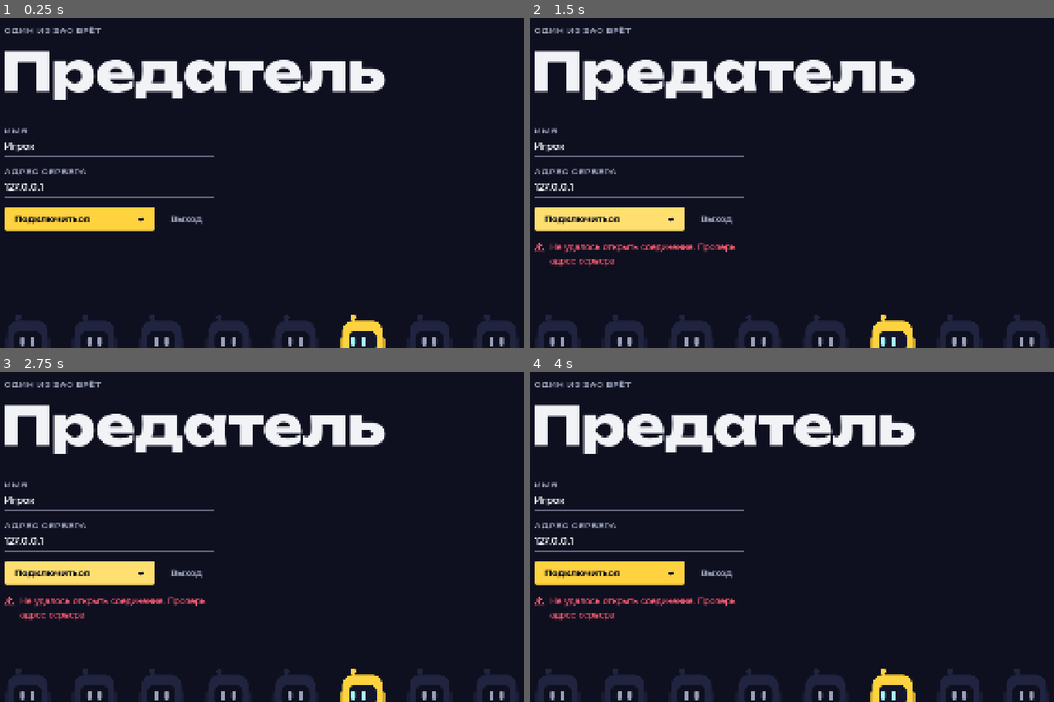
Above: before the commit, frames 1-4 (two rows, left to right).
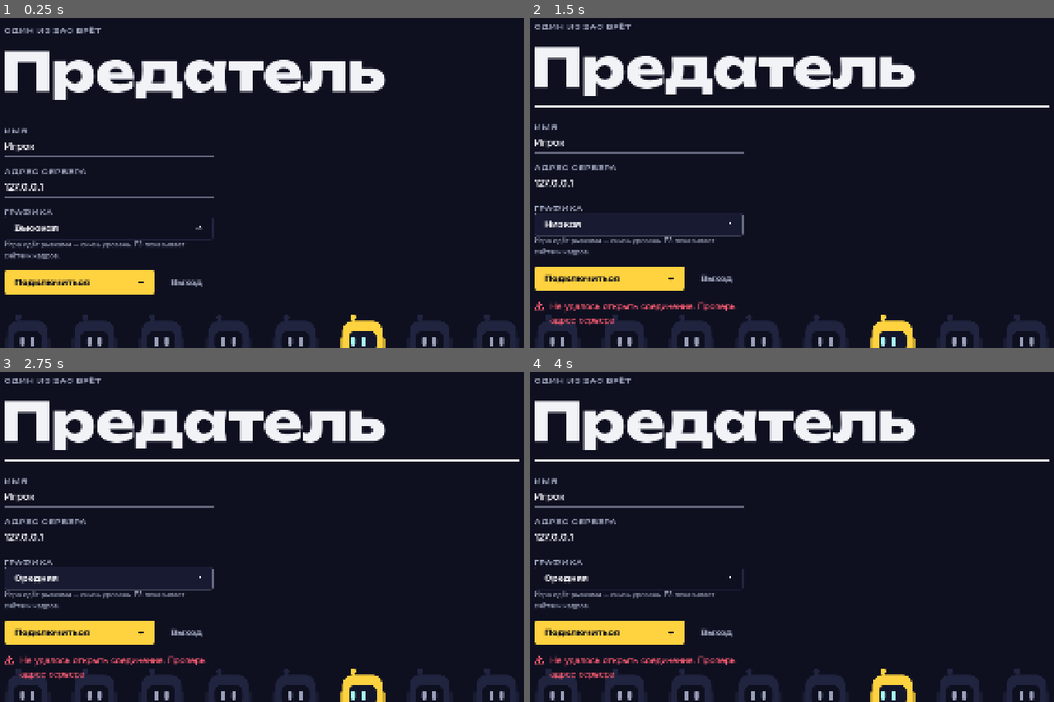
Above: after the commit, the same moments.

Repository: Darakhamia/Pravohoronci-game
Game: Godot game, scene res://scenes/main.tscn
Same seed, same stepped clock (60 frames per second), same inputs: the game is played once before the commit and once after it.
Inputs (mouse positions are in pixels of both pictures, inside the frame that each line leads up to):
- Up to frame 1 (0.25 s): no input
- Up to frame 2 (1.5 s): click "Подключиться" at 0.5 s; click (640, 225) at 1.25 s, where only the run after the commit has a clickable "Высокая"
- Up to frame 3 (2.75 s): click (110, 579) at 2 s, where only the run after the commit has a clickable "Низкая"
- Up to frame 4 (4 s): click (640, 579) at 2.75 s, where only the run after the commit has a clickable "Средняя"; tap Enter at 3.5 s; move the mouse to (928, 510) at 3.52 s; hold D (move_right) from 3.53 s (still down); click (928, 510) at 3.6 s; tap Space (jump) at 3.77 s

The runs differ from the first frame. In frame 1, 4.9% of the frame differs, in the area x 0-41%, y 57-84%; in frame 2, 12%, in the area x 0-100%, y 1-94%; in frame 3, 12%; in frame 4, 11%.

Commit message:
Уровень графики в главном меню и счётчик кадров по F3
Частоту кадров на RTX 3060 измерить негде, поэтому у игрока есть три уровня: высокий — как
настроены карты, средний — без SSR и SSIL, отскоки в полразрешения, низкий — без SDFGI и
дымки с поднятым ровным светом. Флаг --quality=low|medium|high подменяет уровень на запуск.

Co-Authored-By: Claude <noreply@anthropic.com>
Claude-Session: https://claude.ai/code/session_014ZNhZAsEVa61GJ83DWUzC6

Diff:
--- a/scenes/ui/main_menu.tscn
+++ b/scenes/ui/main_menu.tscn
@@ -138,6 +138,32 @@
 layout_mode = 2
 placeholder_text = "127.0.0.1:7777"
 context_menu_enabled = false
+
+[node name="GraphicsField" type="VBoxContainer" parent="Page/Margin/Layout/Form"]
+layout_mode = 2
+mouse_filter = 2
+theme_type_variation = &"VBoxFlush"
+
+[node name="GraphicsLabel" type="Label" parent="Page/Margin/Layout/Form/GraphicsField"]
+layout_mode = 2
+theme_type_variation = &"LabelOverline"
+text = "Графика"
+uppercase = true
+
+[node name="GraphicsButton" type="Button" parent="Page/Margin/Layout/Form/GraphicsField"]
+unique_name_in_owner = true
+layout_mode = 2
+mouse_default_cursor_shape = 2
+text = "Высокая"
+icon = ExtResource("3_arrow")
+alignment = 0
+icon_alignment = 2
+
+[node name="GraphicsHint" type="Label" parent="Page/Margin/Layout/Form/GraphicsField"]
+layout_mode = 2
+theme_type_variation = &"LabelCaption"
+text = "Игра идёт рывками — снизь уровень. F3 показывает счётчик кадров."
+autowrap_mode = 3
 
 [node name="Actions" type="VBoxContainer" parent="Page/Margin/Layout/Form"]
 layout_mode = 2
--- a/scripts/autoload/settings.gd
+++ b/scripts/autoload/settings.gd
@@ -3,7 +3,8 @@
 ## Сервер и запуски без окна (боты, тесты) файл не читают и не пишут: им личные настройки
 ## не нужны, а тесты не должны зависеть от того, что лежит на машине разработчика.
 
-## Для будущего экрана настроек: сейчас значения читаются один раз, сигнал никто не слушает.
+## Значение изменилось: key — имя свойства. Слушают те, кто применяет настройку на ходу
+## (качество картинки, счётчик кадров).
 signal changed(key: StringName)
 
 const FILE_PATH: String = "user://settings.cfg"
@@ -53,12 +54,27 @@
 		_apply_master_volume()
 		changed.emit(&"master_volume")
 
+## Уровень качества картинки. Применяет его GraphicsApplier.
+var graphics_quality: GraphicsPresets.Quality = GraphicsPresets.DEFAULT_QUALITY:
+	set(value):
+		graphics_quality = GraphicsPresets.sanitize(value)
+		changed.emit(&"graphics_quality")
+
+## Показывать ли счётчик кадров (клавиша F3, см. FpsCounter).
+var show_fps: bool = false:
+	set(value):
+		show_fps = value
+		changed.emit(&"show_fps")
+
 
 func _ready() -> void:
 	if not _uses_file():
 		return
 	_load()
 	_apply_master_volume()
+	# Помощники клиента с окном: живут рядом с настройками, которые применяют.
+	add_child(GraphicsApplier.new())
+	add_child(FpsCounter.new())
 
 
 func save() -> void:
@@ -70,6 +86,8 @@
 	config.set_value(SECTION, "mouse_sensitivity", mouse_sensitivity)
 	config.set_value(SECTION, "fov", fov)
 	config.set_value(SECTION, "master_volume", master_volume)
+	config.set_value(SECTION, "graphics_quality", graphics_quality as int)
+	config.set_value(SECTION, "show_fps", show_fps)
 	var error: Error = config.save(FILE_PATH)
 	if error != OK:
 		push_warning("Не удалось сохранить настройки: %s" % error_string(error))
@@ -90,6 +108,8 @@
 	mouse_sensitivity = _read_float(config, "mouse_sensitivity", mouse_sensitivity)
 	fov = _read_float(config, "fov", fov)
 	master_volume = _read_float(config, "master_volume", master_volume)
+	graphics_quality = GraphicsPresets.sanitize(_read_int(config, "graphics_quality", graphics_quality))
+	show_fps = _read_bool(config, "show_fps", show_fps)
 
 
 static func _uses_file() -> bool:
@@ -111,5 +131,15 @@
 	return value as float if value is float or value is int else fallback
 
 
+static func _read_int(config: ConfigFile, key: String, fallback: int) -> int:
+	var value: Variant = config.get_value(SECTION, key, fallback)
+	return value as int if value is int else fallback
+
+
+static func _read_bool(config: ConfigFile, key: String, fallback: bool) -> bool:
+	var value: Variant = config.get_value(SECTION, key, fallback)
+	return value as bool if value is bool else fallback
+
+
 static func _sane(value: float, fallback: float, min_value: float, max_value: float) -> float:
 	return clampf(value, min_value, max_value) if is_finite(value) else fallback
--- /dev/null
+++ b/scripts/ui/fps_counter.gd
@@ -0,0 +1,77 @@
+class_name FpsCounter
+extends CanvasLayer
+## Счётчик кадров в углу экрана: F3 показывает и прячет его, выбор запоминается в настройках.
+## Нужен, чтобы проверить частоту кадров на своей видеокарте и подобрать уровень графики.
+## Узел создаёт Settings на клиенте с окном.
+
+const THEME_PATH: String = "res://resources/ui/theme.tres"
+const LABEL_STYLE: StringName = &"LabelCaption"
+const TOGGLE_KEY: Key = KEY_F3
+## Поверх всех экранов игры.
+const LAYER: int = 100
+const MARGIN: float = 12.0
+const WIDTH: float = 220.0
+const UPDATE_INTERVAL_SEC: float = 0.25
+const MSEC_PER_SEC: float = 1000.0
+const SHOW_KEY: StringName = &"show_fps"
+
+var _label: Label = null
+var _since_update: float = UPDATE_INTERVAL_SEC
+
+
+func _ready() -> void:
+	layer = LAYER
+	Settings.changed.connect(_on_settings_changed)
+	_set_shown(Settings.show_fps)
+
+
+func _process(delta: float) -> void:
+	_since_update += delta
+	if _since_update < UPDATE_INTERVAL_SEC:
+		return
+	_since_update = 0.0
+	_label.text = format(Engine.get_frames_per_second())
+
+
+## _input, а не опрос действий: это не действие игрока, и работать оно должно в меню тоже.
+func _input(event: InputEvent) -> void:
+	var key: InputEventKey = event as InputEventKey
+	if key != null and key.pressed and not key.echo and key.keycode == TOGGLE_KEY:
+		Settings.show_fps = not Settings.show_fps
+		Settings.save()
+
+
+## Текст счётчика: кадры в секунду и время кадра.
+static func format(frames_per_second: float) -> String:
+	if frames_per_second <= 0.0:
+		return "— к/с"
+	return "%d к/с · %.1f мс" % [roundi(frames_per_second), MSEC_PER_SEC / frames_per_second]
+
+
+func _set_shown(shown: bool) -> void:
+	if shown and _label == null:
+		_label = _make_label()
+		add_child(_label)
+	if _label != null:
+		_label.visible = shown
+	set_process(shown)
+
+
+func _make_label() -> Label:
+	var label: Label = Label.new()
+	# Тему грузим здесь, а не через preload: при первом импорте свежего клона шрифты темы
+	# ещё не импортированы, а скрипты автозагрузки уже компилируются.
+	label.theme = load(THEME_PATH) as Theme
+	label.theme_type_variation = LABEL_STYLE
+	label.horizontal_alignment = HORIZONTAL_ALIGNMENT_RIGHT
+	label.mouse_filter = Control.MOUSE_FILTER_IGNORE
+	label.set_anchors_preset(Control.PRESET_TOP_RIGHT)
+	label.offset_left = -WIDTH - MARGIN
+	label.offset_right = -MARGIN
+	label.offset_top = MARGIN
+	return label
+
+
+func _on_settings_changed(key: StringName) -> void:
+	if key == SHOW_KEY:
+		_set_shown(Settings.show_fps)
--- /dev/null
+++ b/scripts/ui/graphics_applier.gd
@@ -0,0 +1,65 @@
+class_name GraphicsApplier
+extends Node
+## Применяет уровень качества картинки (GraphicsPresets) к окну игры и к окружению каждой
+## сцены, где есть WorldEnvironment: к картам матча и к сценам предпросмотра. Узел создаёт
+## Settings на клиенте с окном; сервер и запуски без окна обходятся без него.
+## Уровень берётся из настроек игрока, а флаг запуска --quality=low|medium|high подменяет его
+## на один запуск (в файл настроек не попадает).
+
+## Метка узла WorldEnvironment: окружение, с которым он пришёл из сцены.
+const AUTHORED_META: StringName = &"authored_environment"
+const QUALITY_KEY: StringName = &"graphics_quality"
+
+## Уровень из флага запуска; -1 — флага нет.
+var _forced_quality: int = GraphicsPresets.from_command_line()
+
+
+func _ready() -> void:
+	get_tree().node_added.connect(_on_node_added)
+	Settings.changed.connect(_on_settings_changed)
+	apply()
+
+
+## Какой уровень действует сейчас.
+func get_quality() -> GraphicsPresets.Quality:
+	if _forced_quality >= 0:
+		return GraphicsPresets.sanitize(_forced_quality)
+	return Settings.graphics_quality
+
+
+## Применить уровень ко всему, что уже есть в дереве.
+func apply() -> void:
+	var quality: GraphicsPresets.Quality = get_quality()
+	var viewport: Viewport = get_tree().root
+	viewport.msaa_3d = GraphicsPresets.get_msaa(quality)
+	viewport.screen_space_aa = GraphicsPresets.get_screen_space_aa(quality)
+	RenderingServer.gi_set_use_half_resolution(GraphicsPresets.uses_half_resolution_gi(quality))
+	RenderingServer.positional_soft_shadow_filter_set_quality(
+			GraphicsPresets.get_shadow_quality(quality, GraphicsPresets.POSITIONAL_SHADOW_SETTING))
+	RenderingServer.directional_soft_shadow_filter_set_quality(
+			GraphicsPresets.get_shadow_quality(quality, GraphicsPresets.DIRECTIONAL_SHADOW_SETTING))
+	for node: Node in get_tree().root.find_children("*", "WorldEnvironment", true, false):
+		_tune(node as WorldEnvironment)
+
+
+func _tune(node: WorldEnvironment) -> void:
+	if not is_instance_valid(node) or not node.is_inside_tree():
+		return
+	if not node.has_meta(AUTHORED_META):
+		if node.environment == null:
+			return
+		node.set_meta(AUTHORED_META, node.environment)
+	var authored: Environment = node.get_meta(AUTHORED_META) as Environment
+	node.environment = GraphicsPresets.tune_environment(authored, get_quality())
+
+
+func _on_node_added(node: Node) -> void:
+	var world_environment: WorldEnvironment = node as WorldEnvironment
+	if world_environment != null:
+		# Отложенно: узел входит в дерево раньше, чем сцена докладывает о готовности.
+		_tune.call_deferred(world_environment)
+
+
+func _on_settings_changed(key: StringName) -> void:
+	if key == QUALITY_KEY:
+		apply()
--- /dev/null
+++ b/scripts/ui/graphics_presets.gd
@@ -0,0 +1,90 @@
+class_name GraphicsPresets
+extends RefCounted
+## Уровни качества картинки. Карты и окружение настроены под «Высокое»; остальные уровни
+## получаются из него выключением самых дорогих эффектов. Частота кадров на RTX 3060 не
+## измерялась (CLAUDE.md, раздел 6): если её не хватает, игрок снижает уровень в главном меню.
+## Только чистые функции: об узлах знают лишь то, что им передали. Применяет их GraphicsApplier.
+
+enum Quality { LOW, MEDIUM, HIGH }
+
+const DEFAULT_QUALITY: Quality = Quality.HIGH
+## Названия уровней для интерфейса, по порядку Quality.
+const NAMES: PackedStringArray = ["Низкая", "Средняя", "Высокая"]
+## Значения флага запуска --quality=..., по порядку Quality.
+const FLAG: String = "--quality"
+const FLAG_VALUES: PackedStringArray = ["low", "medium", "high"]
+
+## На низком уровне отскоков света (SDFGI) нет. Чтобы углы не проваливались в черноту, ровный
+## свет окружения поднимается до этой яркости.
+const LOW_AMBIENT_ENERGY: float = 0.9
+## Настройки проекта, из которых берётся сглаживание высокого уровня.
+const MSAA_SETTING: String = "rendering/anti_aliasing/quality/msaa_3d"
+const SCREEN_AA_SETTING: String = "rendering/anti_aliasing/quality/screen_space_aa"
+const POSITIONAL_SHADOW_SETTING: String = "rendering/lights_and_shadows/positional_shadow/soft_shadow_filter_quality"
+const DIRECTIONAL_SHADOW_SETTING: String = "rendering/lights_and_shadows/directional_shadow/soft_shadow_filter_quality"
+
+
+## Любое число -> уровень: чужое значение из файла настроек заменяем уровнем по умолчанию.
+static func sanitize(value: int) -> Quality:
+	if value < 0 or value >= Quality.size():
+		return DEFAULT_QUALITY
+	return value as Quality
+
+
+static func quality_name(quality: Quality) -> String:
+	return NAMES[quality]
+
+
+## Следующий уровень по кругу: кнопка в меню перебирает их нажатиями.
+static func next(quality: Quality) -> Quality:
+	return ((quality + 1) % Quality.size()) as Quality
+
+
+## Уровень из флага запуска --quality=low|medium|high; -1, если флага нет или значение чужое.
+static func from_command_line() -> int:
+	return FLAG_VALUES.find(CmdArgs.get_value(FLAG).to_lower())
+
+
+## Окружение для уровня. Высокий уровень — само авторское окружение; для остальных
+## возвращается его изменённая копия, авторский ресурс не трогаем.
+static func tune_environment(authored: Environment, quality: Quality) -> Environment:
+	if authored == null or quality == Quality.HIGH:
+		return authored
+	var tuned: Environment = authored.duplicate() as Environment
+	# Отражения в экранном пространстве и непрямой свет от соседних поверхностей — украшение.
+	tuned.ssr_enabled = false
+	tuned.ssil_enabled = false
+	if quality == Quality.LOW:
+		tuned.sdfgi_enabled = false
+		tuned.volumetric_fog_enabled = false
+		tuned.ambient_light_energy = maxf(authored.ambient_light_energy, LOW_AMBIENT_ENERGY)
+	return tuned
+
+
+## Сглаживание окна игры: на высоком уровне — как в настройках проекта.
+static func get_msaa(quality: Quality) -> Viewport.MSAA:
+	match quality:
+		Quality.LOW:
+			return Viewport.MSAA_DISABLED
+		Quality.MEDIUM:
+			return Viewport.MSAA_2X
+	return ProjectSettings.get_setting(MSAA_SETTING, Viewport.MSAA_DISABLED) as Viewport.MSAA
+
+
+## Дешёвое сглаживание поверх кадра: без MSAA оно обязательно, иначе мелкие детали рябят.
+static func get_screen_space_aa(quality: Quality) -> Viewport.ScreenSpaceAA:
+	if quality == Quality.HIGH:
+		return ProjectSettings.get_setting(SCREEN_AA_SETTING, Viewport.SCREEN_SPACE_AA_DISABLED) as Viewport.ScreenSpaceAA
+	return Viewport.SCREEN_SPACE_AA_FXAA
+
+
+## Считать ли отскоки света в половинном разрешении.
+static func uses_half_resolution_gi(quality: Quality) -> bool:
+	return quality != Quality.HIGH
+
+
+## Качество мягких теней: на низком уровне — самое дешёвое сглаживание края.
+static func get_shadow_quality(quality: Quality, setting: String) -> RenderingServer.ShadowQuality:
+	if quality == Quality.LOW:
+		return RenderingServer.SHADOW_QUALITY_SOFT_VERY_LOW
+	return ProjectSettings.get_setting(setting, RenderingServer.SHADOW_QUALITY_SOFT_LOW) as RenderingServer.ShadowQuality
--- a/scripts/ui/main_menu.gd
+++ b/scripts/ui/main_menu.gd
@@ -1,6 +1,6 @@
 class_name MainMenu
 extends Control
-## Главное меню: имя игрока, адрес сервера, подключение.
+## Главное меню: имя игрока, адрес сервера, уровень графики, подключение.
 ## Саму сессию ведёт Net; об исходе подключения меню узнаёт от Main через show_status().
 ## Пока идёт подключение, главная кнопка сама становится индикатором: «Подключение...»
 ## и вращающаяся дуга. Ошибка — строка со значком под кнопками, не длиннее трёх строк.
@@ -18,6 +18,7 @@
 
 @onready var _name_edit: LineEdit = %NameEdit
 @onready var _address_edit: LineEdit = %AddressEdit
+@onready var _graphics_button: Button = %GraphicsButton
 @onready var _connect_button: Button = %ConnectButton
 @onready var _quit_button: Button = %QuitButton
 @onready var _spinner: Control = %Spinner
@@ -37,6 +38,8 @@
 	_address_edit.text_submitted.connect(_connect_to_server.unbind(1))
 	_connect_button.pressed.connect(_connect_to_server)
 	_quit_button.pressed.connect(_on_quit_pressed)
+	_graphics_button.pressed.connect(_on_graphics_pressed)
+	_show_graphics_quality()
 	visibility_changed.connect(_on_visibility_changed)
 
 
@@ -102,5 +105,16 @@
 		UiMotion.fade_in(_page)
 
 
+## Кнопка перебирает уровни по кругу; выбор применяется сразу и запоминается.
+func _on_graphics_pressed() -> void:
+	Settings.graphics_quality = GraphicsPresets.next(Settings.graphics_quality)
+	Settings.save()
+	_show_graphics_quality()
+
+
+func _show_graphics_quality() -> void:
+	_graphics_button.text = GraphicsPresets.quality_name(Settings.graphics_quality)
+
+
 func _on_quit_pressed() -> void:
 	get_tree().quit()
--- /dev/null
+++ b/tests/unit/test_graphics_presets.gd
@@ -0,0 +1,122 @@
+extends TestCase
+## Уровни качества картинки: что выключается на каждом уровне, что авторское окружение не
+## портится, и что кнопка главного меню перебирает уровни по кругу.
+
+const STATION_ENVIRONMENT: String = "res://resources/maps/station_environment.tres"
+const MENU_SCENE: PackedScene = preload("res://scenes/ui/main_menu.tscn")
+
+
+func test_high_keeps_authored_environment() -> void:
+	var authored: Environment = _make_authored()
+	assert_true(GraphicsPresets.tune_environment(authored, GraphicsPresets.Quality.HIGH) == authored,
+			"высокий уровень — само авторское окружение")
+	assert_true(GraphicsPresets.tune_environment(null, GraphicsPresets.Quality.LOW) == null, "без окружения — null")
+
+
+func test_medium_drops_screen_space_extras() -> void:
+	var authored: Environment = _make_authored()
+	var tuned: Environment = GraphicsPresets.tune_environment(authored, GraphicsPresets.Quality.MEDIUM)
+	assert_true(tuned != authored, "средний уровень — копия")
+	assert_true(not tuned.ssr_enabled and not tuned.ssil_enabled, "отражения и непрямой свет экрана выключены")
+	assert_true(tuned.sdfgi_enabled and tuned.volumetric_fog_enabled and tuned.ssao_enabled,
+			"отскоки света, дымка и затенение углов остаются")
+	assert_near(tuned.ambient_light_energy, authored.ambient_light_energy, "ровный свет не меняется")
+	assert_true(authored.ssr_enabled and authored.ssil_enabled, "авторское окружение не тронуто")
+
+
+func test_low_drops_global_illumination() -> void:
+	var authored: Environment = _make_authored()
+	var tuned: Environment = GraphicsPresets.tune_environment(authored, GraphicsPresets.Quality.LOW)
+	assert_true(not tuned.sdfgi_enabled and not tuned.volumetric_fog_enabled, "отскоки света и дымка выключены")
+	assert_true(not tuned.ssr_enabled and not tuned.ssil_enabled, "экранные эффекты выключены")
+	assert_near(tuned.ambient_light_energy, GraphicsPresets.LOW_AMBIENT_ENERGY,
+			"без отскоков ровный свет поднят, чтобы углы не чернели")
+	assert_eq(tuned.tonemap_mode, authored.tonemap_mode, "тональная кривая та же")
+	assert_true(authored.sdfgi_enabled and authored.volumetric_fog_enabled, "авторское окружение не тронуто")
+	assert_near(authored.ambient_light_energy, 0.3, "ровный свет авторского окружения не тронут")
+
+
+func test_station_environment_has_what_presets_switch_off() -> void:
+	var authored: Environment = load(STATION_ENVIRONMENT) as Environment
+	assert_true(authored != null, "окружение станции загружается")
+	if authored == null:
+		return
+	assert_true(authored.sdfgi_enabled, "на высоком уровне станция считает отскоки света")
+	var low: Environment = GraphicsPresets.tune_environment(authored, GraphicsPresets.Quality.LOW)
+	assert_true(not low.sdfgi_enabled and authored.sdfgi_enabled, "низкий уровень выключает их только в копии")
+	assert_true(low.sky == authored.sky, "космос за окнами общий")
+
+
+func test_levels_are_named_and_cycle() -> void:
+	assert_eq(GraphicsPresets.NAMES.size(), GraphicsPresets.Quality.size(), "у каждого уровня есть название")
+	assert_eq(GraphicsPresets.FLAG_VALUES.size(), GraphicsPresets.Quality.size(), "у каждого уровня есть значение флага")
+	var quality: GraphicsPresets.Quality = GraphicsPresets.Quality.LOW
+	var seen: Array[int] = []
+	for step: int in GraphicsPresets.Quality.size():
+		seen.append(quality)
+		quality = GraphicsPresets.next(quality)
+	assert_eq(seen.size(), GraphicsPresets.Quality.size(), "перебор обходит все уровни")
+	assert_eq(quality, GraphicsPresets.Quality.LOW, "после последнего уровня снова первый")
+	assert_eq(GraphicsPresets.sanitize(-1), GraphicsPresets.DEFAULT_QUALITY, "чужое число — уровень по умолчанию")
+	assert_eq(GraphicsPresets.sanitize(99), GraphicsPresets.DEFAULT_QUALITY, "слишком большое число — тоже")
+	assert_eq(GraphicsPresets.sanitize(0), GraphicsPresets.Quality.LOW, "своё число остаётся")
+
+
+func test_cheaper_levels_cost_less() -> void:
+	assert_eq(GraphicsPresets.get_msaa(GraphicsPresets.Quality.LOW), Viewport.MSAA_DISABLED, "низкий: без MSAA")
+	assert_eq(GraphicsPresets.get_msaa(GraphicsPresets.Quality.MEDIUM), Viewport.MSAA_2X, "средний: MSAA 2x")
+	assert_eq(GraphicsPresets.get_screen_space_aa(GraphicsPresets.Quality.LOW), Viewport.SCREEN_SPACE_AA_FXAA,
+			"без MSAA края сглаживает FXAA")
+	assert_true(GraphicsPresets.uses_half_resolution_gi(GraphicsPresets.Quality.MEDIUM), "средний: отскоки в полразрешения")
+	assert_true(not GraphicsPresets.uses_half_resolution_gi(GraphicsPresets.Quality.HIGH), "высокий: в полном")
+	assert_eq(GraphicsPresets.get_shadow_quality(GraphicsPresets.Quality.LOW, GraphicsPresets.POSITIONAL_SHADOW_SETTING),
+			RenderingServer.SHADOW_QUALITY_SOFT_VERY_LOW, "низкий: самые дешёвые мягкие тени")
+
+
+func test_settings_keep_quality_in_range() -> void:
+	var before: GraphicsPresets.Quality = Settings.graphics_quality
+	Settings.graphics_quality = GraphicsPresets.Quality.LOW
+	assert_eq(Settings.graphics_quality, GraphicsPresets.Quality.LOW, "уровень запоминается")
+	Settings.graphics_quality = GraphicsPresets.sanitize(42)
+	assert_eq(Settings.graphics_quality, GraphicsPresets.DEFAULT_QUALITY, "мусор заменён уровнем по умолчанию")
+	Settings.graphics_quality = before
+
+
+func test_menu_button_cycles_quality() -> void:
+	var before: GraphicsPresets.Quality = Settings.graphics_quality
+	Settings.graphics_quality = GraphicsPresets.Quality.HIGH
+	var menu: MainMenu = MENU_SCENE.instantiate() as MainMenu
+	var tree: SceneTree = Engine.get_main_loop() as SceneTree
+	# Кадр ожидания: в момент запуска тестов корень дерева ещё добавляет своих детей.
+	await tree.process_frame
+	tree.root.add_child(menu)
+	await tree.process_frame
+	var button: Button = menu.get_node(^"%GraphicsButton") as Button
+	assert_eq(button.text, GraphicsPresets.quality_name(GraphicsPresets.Quality.HIGH), "кнопка показывает текущий уровень")
+	button.pressed.emit()
+	assert_eq(Settings.graphics_quality, GraphicsPresets.Quality.LOW, "после высокого идёт низкий")
+	assert_eq(button.text, GraphicsPresets.quality_name(GraphicsPresets.Quality.LOW), "кнопка показывает новый уровень")
+	button.pressed.emit()
+	assert_eq(Settings.graphics_quality, GraphicsPresets.Quality.MEDIUM, "потом средний")
+	menu.queue_free()
+	await tree.process_frame
+	Settings.graphics_quality = before
+
+
+func test_fps_text() -> void:
+	assert_eq(FpsCounter.format(60.0), "60 к/с · 16.7 мс", "кадры в секунду и время кадра")
+	assert_eq(FpsCounter.format(143.6), "144 к/с · 7.0 мс", "округление")
+	assert_eq(FpsCounter.format(0.0), "— к/с", "пока движок не измерил частоту")
+
+
+func _make_authored() -> Environment:
+	var environment: Environment = Environment.new()
+	environment.ambient_light_source = Environment.AMBIENT_SOURCE_COLOR
+	environment.ambient_light_energy = 0.3
+	environment.tonemap_mode = Environment.TONE_MAPPER_FILMIC
+	environment.ssr_enabled = true
+	environment.ssil_enabled = true
+	environment.ssao_enabled = true
+	environment.sdfgi_enabled = true
+	environment.volumetric_fog_enabled = true
+	return environment
Not shown, added: scripts/ui/fps_counter.gd.uid
Not shown, added: scripts/ui/graphics_applier.gd.uid
Not shown, added: scripts/ui/graphics_presets.gd.uid
Not shown, added: tests/unit/test_graphics_presets.gd.uid
